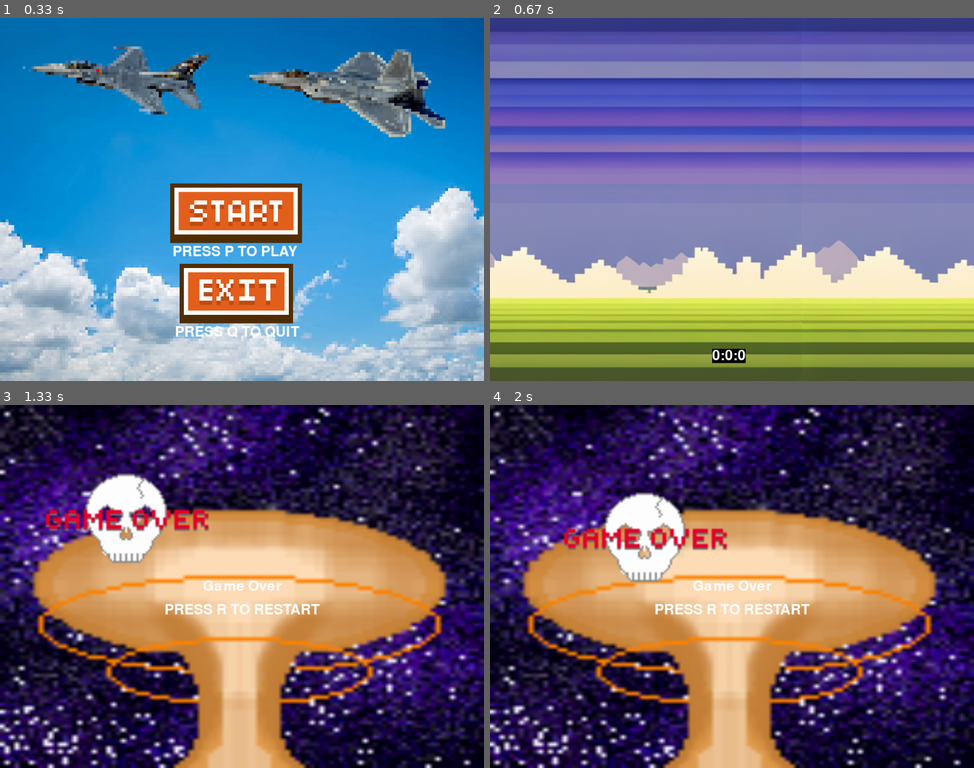
Above: before the commit, frames 1-4 (two rows, left to right).
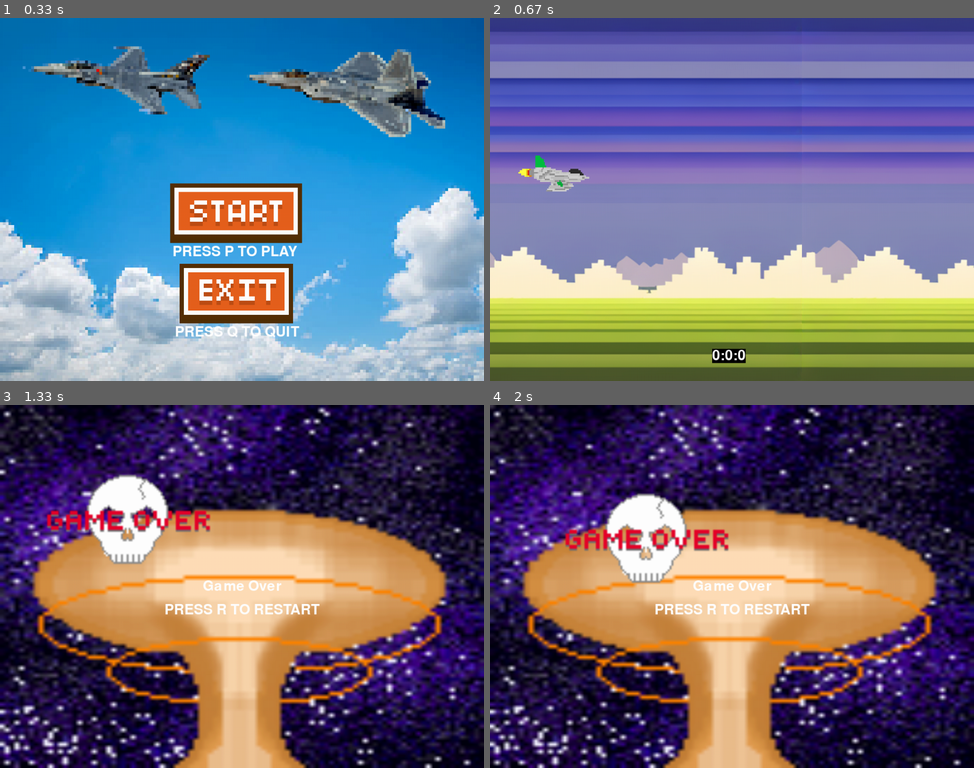
Above: after the commit, the same moments.

Repository: NezirNezirevic1054620/pygame_app
Game: pygame game, started from game.py
The game is run twice, just before and just after one commit, with the same random seed, the same clock (stepped at 60 frames per second) and the same inputs.
Inputs:
- Up to frame 1 (0.33 s): no input
- Up to frame 2 (0.67 s): hold P from 0.33 s (still down)
- Up to frame 3 (1.33 s): release P at 0.8 s; hold R 0.83-1.3 s; hold Up 0.83-1.3 s
- Up to frame 4 (2 s): no input

Frame 1 is identical in both runs. In frame 2, 0.6% of the frame differs, in the area x 5-21%, y 37-48%; in frame 3, 2.0%; in frame 4, 2.0%, in the area x 15-50%, y 24-50%.

Commit message:
plane can move in start game screen

Diff:
--- a/game.py
+++ b/game.py
@@ -1,6 +1,7 @@
 import pygame
-from view.screen import start_screen, start_game_screen, game_over_screen
+from view.screen import game_over_screen, start_screen
 from utils.game_sound import background_music, press_button_sound, game_over_sound
+from view.start_game_screen import start_game_screen
 
 pygame.init()
 GAME_SPEED = 60
@@ -32,9 +33,10 @@
                 start_game_screen(
                     canvas=canvas,
                     font=font,
+                    SCREEN_WIDTH=SCREEN_WIDTH,
+                    GAME_SPEED=GAME_SPEED,
                     SCREEN_HEIGHT=SCREEN_HEIGHT,
-                    SCREEN_WIDTH=SCREEN_WIDTH,
-                    text_color=text_color,
+                    text_color=text_color
                 )
                 pygame.display.flip()
             if event.key == pygame.K_m:
--- a/utils/scrolling_background.py
+++ b/utils/scrolling_background.py
@@ -1,85 +1,85 @@
-import pygame
-import math
-from utils.game_sound import press_button_sound, game_over_sound
-
-pygame.init()
-
-
-def scrolling_background(
-        SCREEN_WIDTH,
-        SCREEN_HEIGHT,
-        GAME_SPEED,
-        canvas,
-        font,
-        text_color,
-):
-    # module is geimpoorteerd binnen een functie en niet top level omdat er circular error
-    # plaatsvindt
-    from view.screen import start_screen, game_over_screen
-
-    background = pygame.image.load("images/background.png").convert()
-    background_width = background.get_width()
-
-    # Define game variables
-    scroll = 0
-    screen_tiles = math.ceil(SCREEN_WIDTH / background_width) + 1
-    # Game loop
-    run = True
-    hours = 0
-    minutes = 0
-    seconds = 0
-    text = font.render(f"{hours}:{minutes}:{seconds}", True, (255, 255, 255), (0, 0, 0))
-    clock = pygame.time.Clock()
-
-    while run:
-        clock.tick(GAME_SPEED)
-
-        # Draw scrolling background
-        for i in range(0, screen_tiles):
-            canvas.blit(background, (i * background_width + scroll, 0))
-
-        # Scroll background
-        scroll -= 6
-
-        # Reset scroll
-        if abs(scroll) > background_width:
-            scroll = 0
-        seconds += 1
-        if seconds == 3600:
-            seconds = 0
-            minutes += 1
-        if minutes == 60:
-            minutes = 0
-            seconds = 0
-            hours += 1
-        canvas.blit(text, (470, 700))
-        text = font.render(
-            f"{hours}:{minutes}:{seconds // 60}", True, (255, 255, 255), (0, 0, 0)
-        )
-        pygame.display.flip()
-
-        # Event handler
-        for event in pygame.event.get():
-            if event.type == pygame.QUIT:
-                break
-            elif event.type == pygame.KEYDOWN:
-                if event.key == pygame.K_m:
-                    run = False
-                    press_button_sound()
-                    start_screen(canvas=canvas, font=font, text_color=text_color)
-                    pygame.display.flip()
-                if event.key == pygame.K_q:
-                    quit()
-                if event.key == pygame.K_p:
-                    run = False
-                if event.key == pygame.K_r:
-                    run = False
-                    press_button_sound()
-                    game_over_sound()
-                    game_over_screen(
-                        SCREEN_HEIGHT=SCREEN_HEIGHT,
-                        SCREEN_WIDTH=SCREEN_WIDTH,
-                        canvas=canvas,
-                        font=font,
-                        text_color=text_color
-                    )
+# import pygame
+# import math
+# from utils.game_sound import press_button_sound, game_over_sound
+#
+# pygame.init()
+#
+#
+# def scrolling_background(
+#         SCREEN_WIDTH,
+#         SCREEN_HEIGHT,
+#         GAME_SPEED,
+#         canvas,
+#         font,
+#         text_color,
+# ):
+#     # module is geimpoorteerd binnen een functie en niet top level omdat er circular error
+#     # plaatsvindt
+#     from view.screen import start_screen, game_over_screen
+#
+#     background = pygame.image.load("images/background.png").convert()
+#     background_width = background.get_width()
+#
+#     # Define game variables
+#     scroll = 0
+#     screen_tiles = math.ceil(SCREEN_WIDTH / background_width) + 1
+#     # Game loop
+#     run = True
+#     hours = 0
+#     minutes = 0
+#     seconds = 0
+#     text = font.render(f"{hours}:{minutes}:{seconds}", True, (255, 255, 255), (0, 0, 0))
+#     clock = pygame.time.Clock()
+#
+#     while run:
+#         clock.tick(GAME_SPEED)
+#
+#         # Draw scrolling background
+#         for i in range(0, screen_tiles):
+#             canvas.blit(background, (i * background_width + scroll, 0))
+#
+#         # Scroll background
+#         scroll -= 6
+#
+#         # Reset scroll
+#         if abs(scroll) > background_width:
+#             scroll = 0
+#         seconds += 1
+#         if seconds == 3600:
+#             seconds = 0
+#             minutes += 1
+#         if minutes == 60:
+#             minutes = 0
+#             seconds = 0
+#             hours += 1
+#         canvas.blit(text, (470, 700))
+#         text = font.render(
+#             f"{hours}:{minutes}:{seconds // 60}", True, (255, 255, 255), (0, 0, 0)
+#         )
+#         pygame.display.flip()
+#
+#         # Event handler
+#         for event in pygame.event.get():
+#             if event.type == pygame.QUIT:
+#                 break
+#             elif event.type == pygame.KEYDOWN:
+#                 if event.key == pygame.K_m:
+#                     run = False
+#                     press_button_sound()
+#                     start_screen(canvas=canvas, font=font, text_color=text_color)
+#                     pygame.display.flip()
+#                 if event.key == pygame.K_q:
+#                     quit()
+#                 if event.key == pygame.K_p:
+#                     run = False
+#                 if event.key == pygame.K_r:
+#                     run = False
+#                     press_button_sound()
+#                     game_over_sound()
+#                     game_over_screen(
+#                         SCREEN_HEIGHT=SCREEN_HEIGHT,
+#                         SCREEN_WIDTH=SCREEN_WIDTH,
+#                         canvas=canvas,
+#                         font=font,
+#                         text_color=text_color
+#                     )
--- a/view/screen.py
+++ b/view/screen.py
@@ -1,11 +1,18 @@
 import pygame
-import random
+# import random
 
-from utils.scrolling_background import scrolling_background
+# from utils.scrolling_background import scrolling_background
 from classes.button import Button
 from utils.game_sound import press_button_sound, background_music
 
 pygame.init()
+gravity = 0.1
+map_speed = 2
+map_rects = []
+rect_width = 10
+# total_rects = WIDTH // rect_width
+# active = True
+plane = pygame.transform.scale(pygame.image.load('images/vliegtuigje2.png'), (80, 60))
 
 background_image = pygame.image.load("images/pygame_start_bg.png")
 background_ingame = pygame.image.load("images/background.png")
@@ -14,47 +21,6 @@
 gameover_bg_img = pygame.image.load("images/gameover_bg.png")
 gameover_skullimage_img = pygame.image.load("images/gameover_skullimage.png")
 GAME_SPEED = 60
-
-def draw_player(canvas, player_x, plane, player_y):
-    plane = pygame.transform.scale(pygame.image.load('images/vliegtuigje2.png'), (80, 60))
-    player = pygame.draw.circle(canvas, (0, 0, 0), (100, 300), 20)
-    canvas.blit(plane, (100 - 40, 300 - 30))
-    return player
-
-
-def move_player(y_pos, speed, fly, gravity):
-    if fly:
-        speed += gravity
-    else:
-        speed -= gravity
-    y_pos -= speed
-    return y_pos, speed
-
-
-def move_rects(rects, SCREEN_HEIGHT, ):
-    global score
-    for i in range(len(rects)):
-        rects[i] = (rects[i][0] - map_speed, rects[i][1], rect_width, rects[i][3])
-        if rects[i][0] + rect_width < 0:
-            rects.pop(1)
-            rects.pop(0)
-            top_height = random.randint(rects[-2][3] - spacer, rects[-2][3] + spacer)
-            if top_height < 0:
-                top_height = 0
-            elif top_height > 300:
-               top_height = 300
-            rects.append((rects[-2][0] + rect_width, 0, rect_width, top_height))
-            rects.append((rects[-2][0] + rect_width, top_height + 300, rect_width, SCREEN_HEIGHT))
-            score += 1
-    return rects
-
-
-def check_collision(rects, circle, act):
-    for i in range(len(rects)):
-        if circle.colliderect(rects[i]):
-            act = False
-    return act
-
 
 
 # Functie om het startscherm te tonen
@@ -73,64 +39,7 @@
 
 
 # functie om de game te starten
-def start_game_screen(canvas, font, SCREEN_WIDTH, SCREEN_HEIGHT, text_color):
-    timer = pygame.time.Clock()
-    new_map = True
-    rect_width = 10
-    total_rects = SCREEN_WIDTH // rect_width
-    spacer = 10
-    player_x = 100
-    player_y = 300
-    flying = False
-    y_speed = 0
-    gravity = 0.1
-    map_speed = 2
-    score = 0
-    high_score = 0
-    active = True
-    plane = pygame.transform.scale(pygame.image.load('images/vliegtuigje2.png'), (80, 60))
-    canvas.blit(background_ingame, (0, 0))
-    scrolling_background(
-        SCREEN_HEIGHT=SCREEN_HEIGHT,
-        SCREEN_WIDTH=SCREEN_WIDTH,
-        canvas=canvas,
-        GAME_SPEED=GAME_SPEED,
-        font=font,
-        text_color=text_color,
-    )
-    pygame.display.flip()
-    run = True
-    while run:
-        timer.tick(GAME_SPEED)
-      #  map_rects = generate_new()
-     #   new_map = False
-   # draw_map(map_rects)
-        if active:
-            player_y, y_speed = move_player(player_y, y_speed, 0,1)
-            player_circle = draw_player(canvas, player_x, player_y, plane)
 
-
-
-        for event in pygame.event.get():
-            if event.type == pygame.QUIT:
-                run = False
-            if event.type == pygame.KEYDOWN:
-                if event.key == pygame.K_UP:
-                    flying = True
-                if event.key == pygame.K_RETURN:
-                    if not active:
-                        new_map = True
-                        active = True
-                        y_speed = 0
-                        map_speed = 2
-                        if score > high_score:
-                            high_score = score
-                        score = 0
-            if event.type == pygame.KEYUP:
-                if event.key == pygame.K_UP:
-                    flying = False
-        pygame.display.flip()
-    pygame.quit()
 
 # Functie voor het game-over scherm
 def game_over_screen(canvas, font, text_color, SCREEN_WIDTH, SCREEN_HEIGHT):
--- a/view/start_game_screen.py
+++ b/view/start_game_screen.py
@@ -0,0 +1,132 @@
+import pygame
+import math
+from utils.game_sound import press_button_sound, game_over_sound
+
+pygame.init()
+gravity = 0.1
+map_speed = 2
+map_rects = []
+rect_width = 10
+plane = pygame.transform.scale(pygame.image.load('images/vliegtuigje2.png'), (150, 80))
+
+
+# functie om vliegtuig te drawen
+def draw_player(canvas, player_x, player_y):
+    player = pygame.draw.circle(canvas, 'black', (player_x, player_y), 0)
+    canvas.blit(plane, (player_x - 40, player_y - 30))
+    return player
+
+
+# functie om vliegtuig bewegend te krijgen
+def move_player(y_pos, speed, fly):
+    if fly:
+        speed += gravity
+    else:
+        speed -= gravity
+    y_pos -= speed
+    return y_pos, speed
+
+
+# start game scherm
+def start_game_screen(canvas, font, SCREEN_WIDTH, GAME_SPEED, SCREEN_HEIGHT, text_color):
+    from view.screen import start_screen, game_over_screen
+    background = pygame.image.load("images/background.png").convert()
+    background_width = background.get_width()
+
+    # vliegtuigplater variabelen
+    new_map = True
+    active = True
+    player_x = 100
+    player_y = 300
+    flying = False
+    y_speed = 0
+    score = 0
+    high_score = 0
+
+    # scrolling background variabelen
+    scroll = 0
+    screen_tiles = math.ceil(SCREEN_WIDTH / background_width) + 1
+    # Game loop
+    hours = 0
+    minutes = 0
+    seconds = 0
+    text = font.render(f"{hours}:{minutes}:{seconds}", True, (255, 255, 255), (0, 0, 0))
+    clock = pygame.time.Clock()
+
+    run = True
+    while run:
+        clock.tick(GAME_SPEED)
+
+        for i in range(0, screen_tiles):
+            canvas.blit(background, (i * background_width + scroll, 0))
+
+        # Scroll background
+        scroll -= 6
+
+        # Reset scroll
+        if abs(scroll) > background_width:
+            scroll = 0
+
+        seconds += 1
+        # timer
+        if seconds == 3600:
+            seconds = 0
+            minutes += 1
+        if minutes == 60:
+            minutes = 0
+            seconds = 0
+            hours += 1
+
+        canvas.blit(text, (470, 700))
+
+        text = font.render(
+            f"{hours}:{minutes}:{seconds // 60}", True, (255, 255, 255), (0, 0, 0)
+        )
+
+        if new_map:
+            draw_player(canvas=canvas, player_x=player_x, player_y=player_y)
+        if active:
+            player_y, y_speed = move_player(player_y, y_speed, flying)
+
+        for event in pygame.event.get():
+            if event.type == pygame.QUIT:
+                run = False
+            if event.type == pygame.KEYDOWN:
+                if event.key == pygame.K_UP:
+                    flying = True
+                if event.key == pygame.K_RETURN:
+                    if not active:
+                        new_map = True
+                        active = True
+                        y_speed = 0
+
+                        if score > high_score:
+                            high_score = score
+                        score = 0
+            if event.type == pygame.KEYUP:
+                if event.key == pygame.K_UP:
+                    flying = False
+            elif event.type == pygame.KEYDOWN:
+                if event.key == pygame.K_m:
+                    run = False
+                    press_button_sound()
+                    start_screen(canvas=canvas, font=font, text_color=text_color)
+                    pygame.display.flip()
+                if event.key == pygame.K_q:
+                    quit()
+                if event.key == pygame.K_p:
+                    run = False
+                if event.key == pygame.K_r:
+                    run = False
+                    press_button_sound()
+                    game_over_sound()
+                    game_over_screen(
+                        SCREEN_HEIGHT=SCREEN_HEIGHT,
+                        SCREEN_WIDTH=SCREEN_WIDTH,
+                        canvas=canvas,
+                        font=font,
+                        text_color=text_color
+                    )
+
+        pygame.display.flip()
+    pygame.quit()
